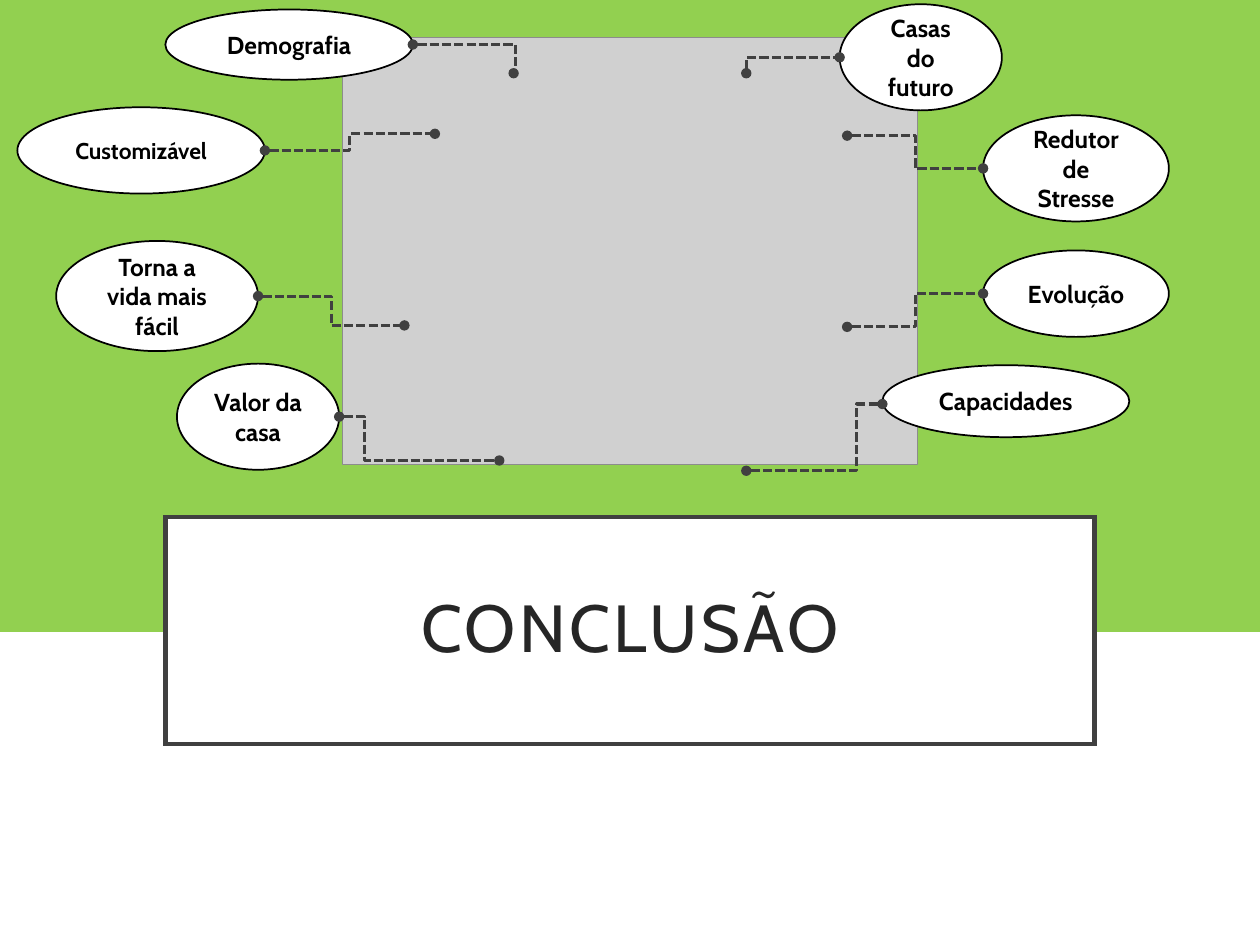
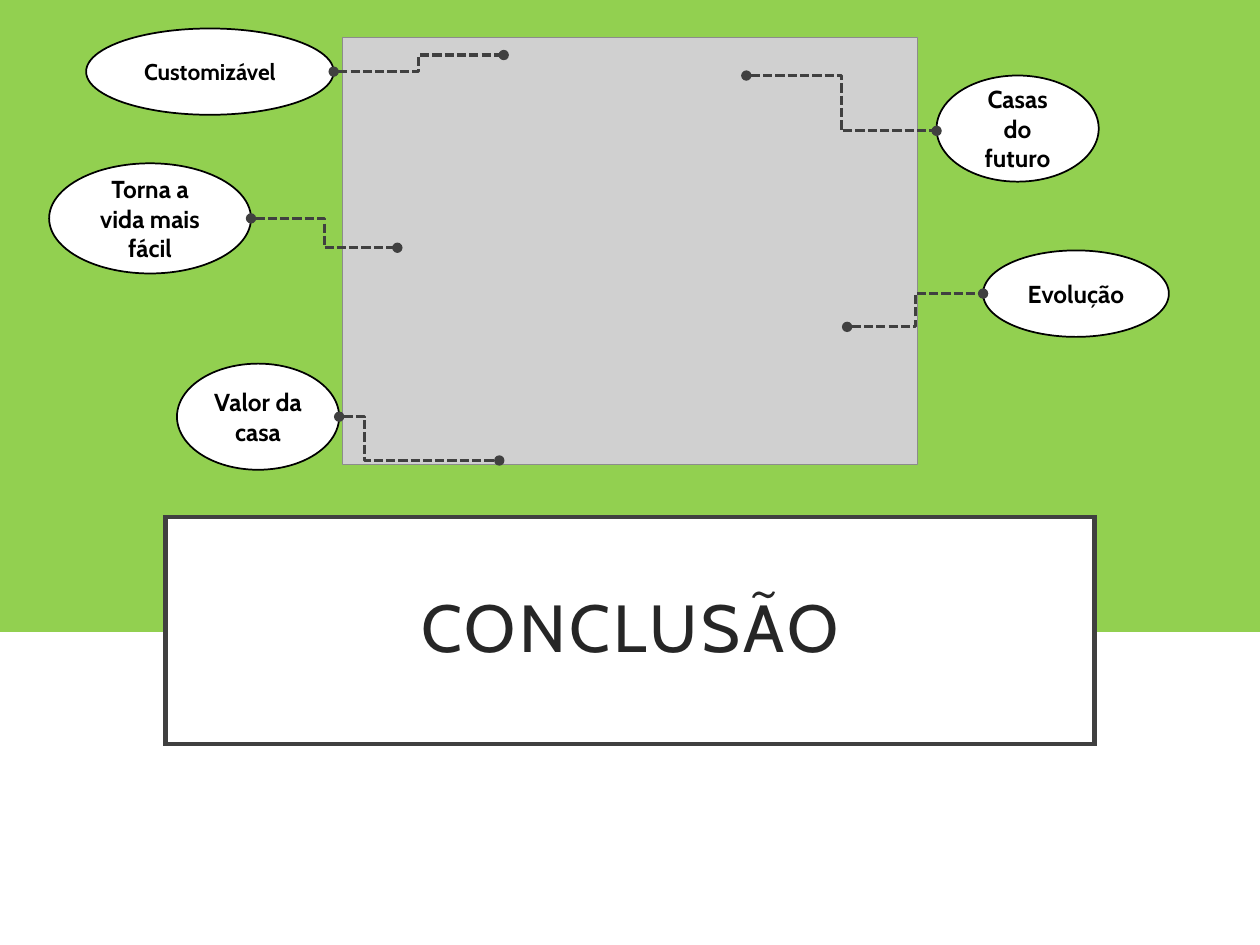
Before and after one commit to inesamil/projeto, a slide deck: slide 8 of Documentos/4. Apresentação Individual/Ana/Apresentação.pptx. Drawn at 1260x945 pixels with LibreOffice and Linux fonts; fonts in the diff are those of the drawing; grey boxes stand for pictures. Boxes give left, top, right and bottom in pixels: in the first picture for what was removed or moved away, otherwise in the second. Text is boxed around its words. In the diff, an @@ line names an element or a change of style, - is before the commit and + after.

```diff
--- a/Documentos/4. Apresentação Individual/Ana/Apresentação.pptx
+++ b/Documentos/4. Apresentação Individual/Ana/Apresentação.pptx
@@ ellipse "Customizável": place and size @@
-ellipse "Customizável" at (18, 107, 265, 193)
+ellipse "Customizável" at (86, 29, 333, 115)
@@ ellipse removed at (165, 10, 412, 81) @@
-Demografia
@@ elbow double arrow moved from (265, 150) - (435, 134) to (334, 72) - (504, 55) @@
@@ elbow double arrow removed from (413, 44) to (514, 73) @@
@@ elbow double arrow moved from (746, 73) - (839, 58) to (746, 76) - (936, 131) @@
@@ ellipse "Casas do futuro": place and size @@
-ellipse "Casas do futuro" at (839, 4, 1002, 110)
+ellipse "Casas do futuro" at (936, 76, 1099, 181)
@@ ellipse removed at (983, 116, 1168, 222) @@
-Redutor de Stresse
@@ elbow double arrow removed from (847, 136) to (983, 169) @@
@@ ellipse "Torna a vida mais fácil": place and size @@
-ellipse "Torna a vida mais fácil" at (57, 241, 258, 350)
+ellipse "Torna a vida mais fácil" at (49, 164, 251, 273)
@@ elbow double arrow moved from (258, 296) - (404, 325) to (251, 218) - (397, 248) @@
@@ ellipse removed at (882, 365, 1129, 437) @@
-Capacidades
@@ elbow double arrow removed from (746, 471) to (882, 404) @@
```
Also in this commit, not shown: 3 other slides changed, 1 slide added, 1 slide removed, 3 other files.
